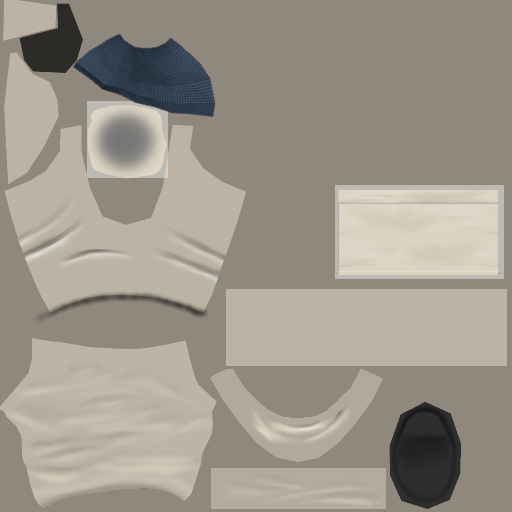
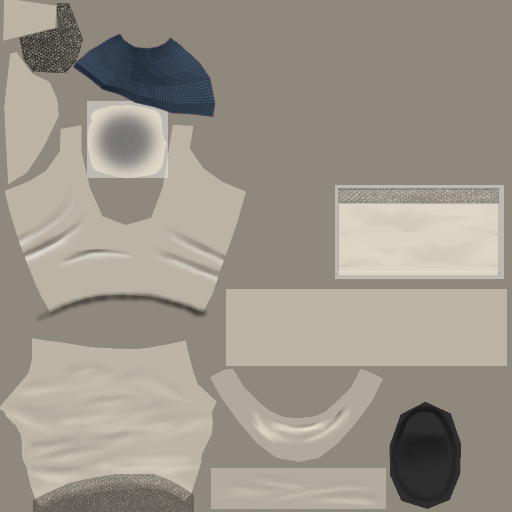
Layers edited between the first and the second w=512, h=512 image:
added layer "leather copy" (hard light, 96%) above "leather" over (19, 3, 83, 73)
added layer "leather #1" (hard light, 45%) above "Visible" over (33, 188, 499, 512)
added layer "hand copy" above "hand" over (19, 3, 83, 73)
hid "hand" over (19, 3, 83, 73)
